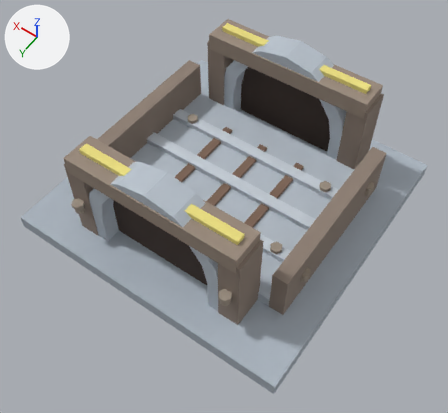
An edit to the glTF model buildings/tunnel/models/tunnel_flat.glb, drawn before and after from the same camera.
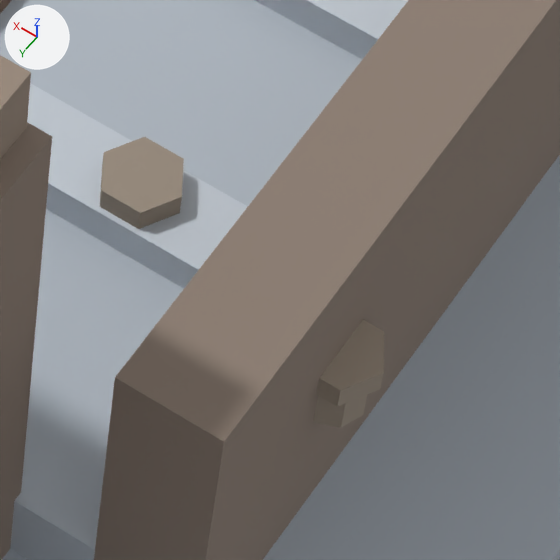
The first picture shows the older version from a 50 mm lens placed at (-1.54, 2.23, 3.39), pointed at (-0.1, 0.23, 0.23). The close-ups show the older and then the newer version on the part from 57% to 75% of the width and 54% to 73% of the height of that picture. Only the edits that show in the close-ups are written down. The lights are fixed; the arrows at upper left show +X, +Y and +Z. Where no turn or scale is listed for an object, it has been applied to the vertices. Vertices at exactly the same position are counted once.

Objects in the first close-up: 'BackPost_0', 'BackTopBeam', 'BasePlatform', 'Bolt_2', 'Bolt_9', 'CoverPlate', 'CoverStrip_1', 'CoverStrip_2', 'SideWall_0' and 1 more.
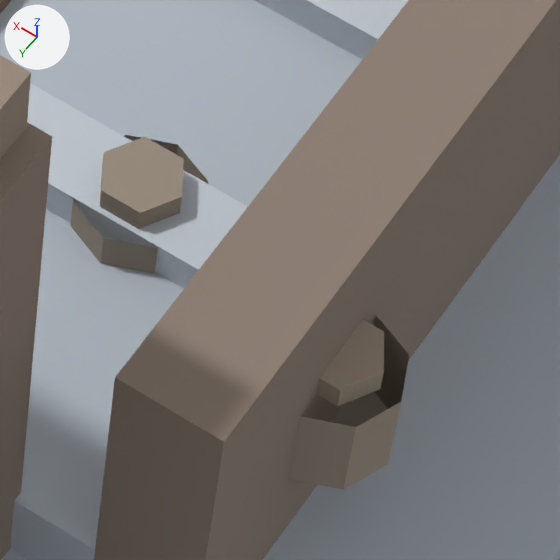
The newer file is also rescaled (x0.5) as a whole; pictures and numbers use the older file's frame.

What differs and where, as boxes (x1, y1, x2, y2) in the close-ups (560 x 560 px; the box of a moved part takes in the faces that stretch with it):
'Bolt_9', reshaped (70% wider, 61% taller): before (314, 320, 384, 428); after (289, 316, 409, 490)
'Bolt_2', reshaped (62% wider, 49% taller): before (100, 137, 184, 229); after (71, 135, 208, 273)
part 1 of me_bolt_002, moved or reshaped (not visible before): after (71, 135, 208, 273)
part 2 of me_bolt_009, moved or reshaped: before (314, 395, 367, 428); after (300, 316, 409, 490)

What changed in the scene script:
```text
Change me_bolt_002:
    used by ob_bolt_2; location = (-0.55, 0.3, 0.22)
    remove me_bolt_002.from_pydata(...)  # 28 vertices, 42 faces; spans x -0.04..0.04, y -0.0346..0.0346, z -0.05..0.025
    add me_bolt_002.from_pydata(...)  # 28 vertices, 42 faces; spans x -0.06..0.06, y -0.06..0.06, z -0.1..0.025
    me_bolt_002 part 1: the loose piece of 16 vertices spanning x -0.03..0.03, y -0.03..0.03, z -0.05..0.0 is scaled about the mesh origin by 2
Change me_bolt_009:
    used by ob_bolt_9; location = (-0.8, 0.4, 0.3)
    remove me_bolt_009.from_pydata(...)  # 28 vertices, 42 faces; spans x -0.04..0.04, y -0.0346..0.0346, z -0.05..0.025
    add me_bolt_009.from_pydata(...)  # 28 vertices, 42 faces; spans x -0.06..0.06, y -0.06..0.06, z -0.1..0.025
    me_bolt_009 part 2: the loose piece of 16 vertices spanning x -0.03..0.03, y -0.03..0.03, z -0.05..0.0 is scaled about the mesh origin by 2
```
